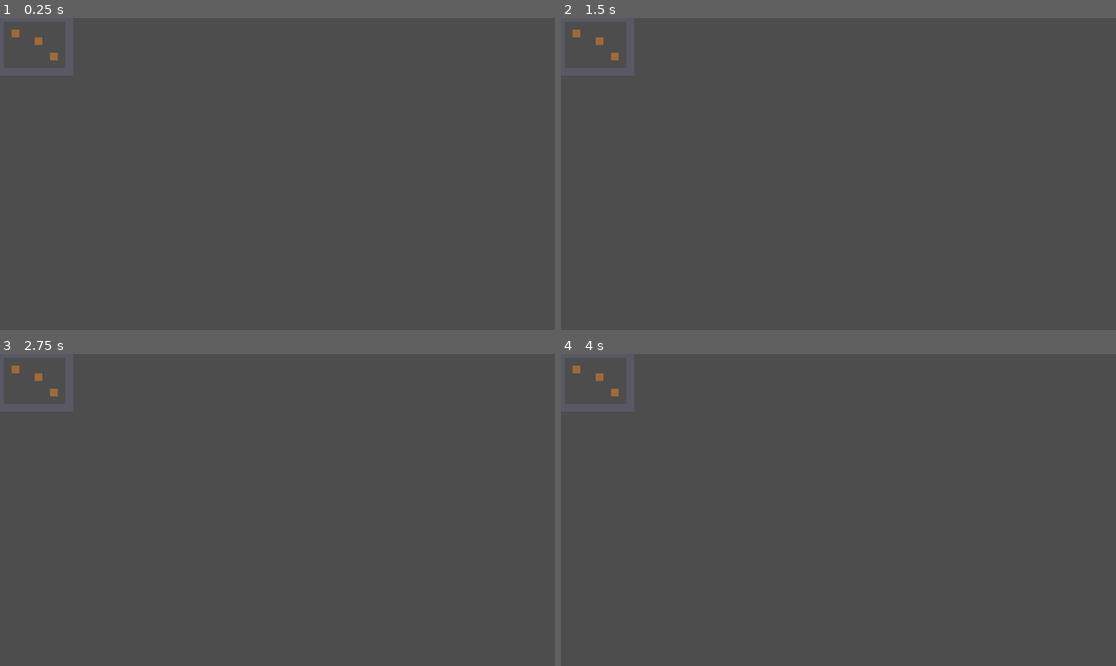
Above: before the commit, frames 1-4 (two rows, left to right).
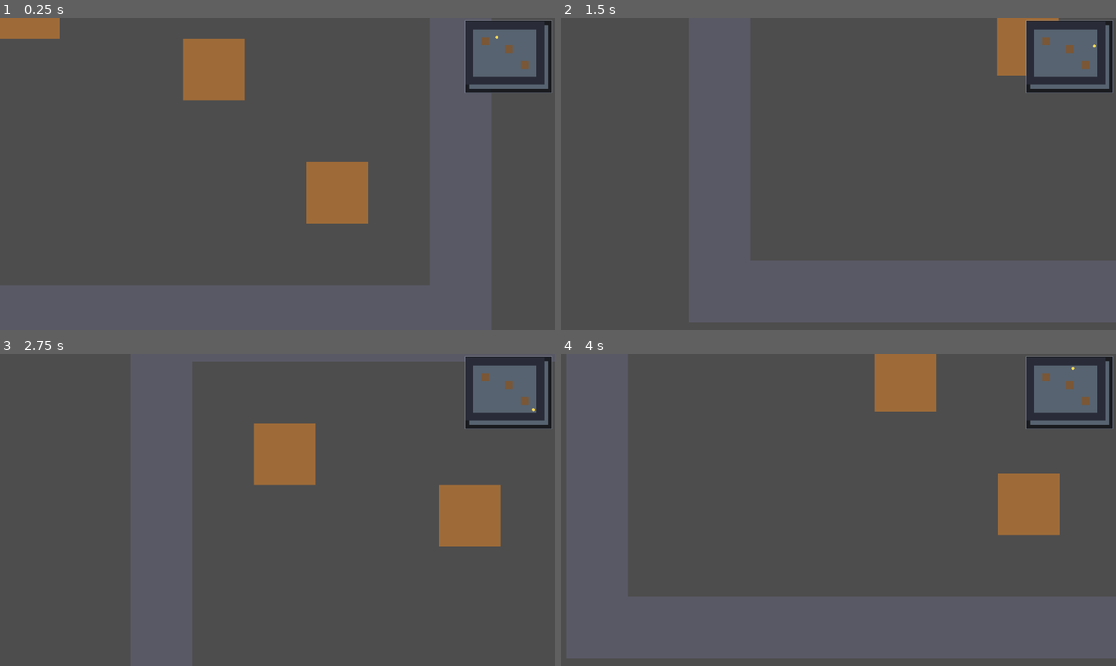
Above: after the commit, the same moments.

Repository: WhenBaconFlies/ProjectRenai
Game: Godot game, scene res://scenes/DebugStart.tscn
Two runs of this game, one before a commit and one after it. Both use one fixed random seed, a clock stepped at 60 frames per second and the inputs below.
Inputs:
- Up to frame 1 (0.25 s): no input
- Up to frame 2 (1.5 s): hold D (move_right, bound only after the commit) 0.53-1.28 s; hold S (move_down, bound only after the commit) from 1.28 s (still down)
- Up to frame 3 (2.75 s): release S (move_down, bound only after the commit) at 2.03 s; hold D (move_right, bound only after the commit) from 2.03 s (still down)
- Up to frame 4 (4 s): tap Enter at 2.75 s; release D (move_right, bound only after the commit) at 2.78 s; hold W (move_up, bound only after the commit) 2.78-3.53 s; hold A (move_left, bound only after the commit) from 3.53 s (still down)

The runs differ from the first frame. In frame 1, 30% of the frame differs, in the area x 0-100%, y 0-100%; in frame 2, 29%; in frame 3, 21%; in frame 4, 36%, in the area x 0-100%, y 0-98%.

Commit message:
Implement ticket 009: Free 2D movement, collision, camera, minimap

Diff:
--- a/project.godot
+++ b/project.godot
@@ -23,3 +23,38 @@
 ModLoader="*res://scripts/ModLoader.gd"
 AudioManager="*res://scripts/AudioManager.gd"
 LocalizationManager="*res://scripts/LocalizationManager.gd"
+
+[input]
+
+move_left={
+"deadzone": 0.5,
+"events": [Object(InputEventKey,"resource_local_to_scene":false,"resource_name":"","device":-1,"window_id":0,"alt_pressed":false,"shift_pressed":false,"ctrl_pressed":false,"meta_pressed":false,"pressed":false,"keycode":0,"physical_keycode":65,"key_label":0,"unicode":0,"echo":false,"script":null)
+, Object(InputEventKey,"resource_local_to_scene":false,"resource_name":"","device":-1,"window_id":0,"alt_pressed":false,"shift_pressed":false,"ctrl_pressed":false,"meta_pressed":false,"pressed":false,"keycode":0,"physical_keycode":4194319,"key_label":0,"unicode":0,"echo":false,"script":null)
+, Object(InputEventJoypadMotion,"resource_local_to_scene":false,"resource_name":"","device":-1,"axis":0,"axis_value":-1,"script":null)
+, Object(InputEventJoypadButton,"resource_local_to_scene":false,"resource_name":"","device":-1,"button_index":13,"pressure":0.0,"pressed":false,"script":null)
+]
+}
+move_right={
+"deadzone": 0.5,
+"events": [Object(InputEventKey,"resource_local_to_scene":false,"resource_name":"","device":-1,"window_id":0,"alt_pressed":false,"shift_pressed":false,"ctrl_pressed":false,"meta_pressed":false,"pressed":false,"keycode":0,"physical_keycode":68,"key_label":0,"unicode":0,"echo":false,"script":null)
+, Object(InputEventKey,"resource_local_to_scene":false,"resource_name":"","device":-1,"window_id":0,"alt_pressed":false,"shift_pressed":false,"ctrl_pressed":false,"meta_pressed":false,"pressed":false,"keycode":0,"physical_keycode":4194321,"key_label":0,"unicode":0,"echo":false,"script":null)
+, Object(InputEventJoypadMotion,"resource_local_to_scene":false,"resource_name":"","device":-1,"axis":0,"axis_value":1,"script":null)
+, Object(InputEventJoypadButton,"resource_local_to_scene":false,"resource_name":"","device":-1,"button_index":14,"pressure":0.0,"pressed":false,"script":null)
+]
+}
+move_up={
+"deadzone": 0.5,
+"events": [Object(InputEventKey,"resource_local_to_scene":false,"resource_name":"","device":-1,"window_id":0,"alt_pressed":false,"shift_pressed":false,"ctrl_pressed":false,"meta_pressed":false,"pressed":false,"keycode":0,"physical_keycode":87,"key_label":0,"unicode":0,"echo":false,"script":null)
+, Object(InputEventKey,"resource_local_to_scene":false,"resource_name":"","device":-1,"window_id":0,"alt_pressed":false,"shift_pressed":false,"ctrl_pressed":false,"meta_pressed":false,"pressed":false,"keycode":0,"physical_keycode":4194320,"key_label":0,"unicode":0,"echo":false,"script":null)
+, Object(InputEventJoypadMotion,"resource_local_to_scene":false,"resource_name":"","device":-1,"axis":1,"axis_value":-1,"script":null)
+, Object(InputEventJoypadButton,"resource_local_to_scene":false,"resource_name":"","device":-1,"button_index":11,"pressure":0.0,"pressed":false,"script":null)
+]
+}
+move_down={
+"deadzone": 0.5,
+"events": [Object(InputEventKey,"resource_local_to_scene":false,"resource_name":"","device":-1,"window_id":0,"alt_pressed":false,"shift_pressed":false,"ctrl_pressed":false,"meta_pressed":false,"pressed":false,"keycode":0,"physical_keycode":83,"key_label":0,"unicode":0,"echo":false,"script":null)
+, Object(InputEventKey,"resource_local_to_scene":false,"resource_name":"","device":-1,"window_id":0,"alt_pressed":false,"shift_pressed":false,"ctrl_pressed":false,"meta_pressed":false,"pressed":false,"keycode":0,"physical_keycode":4194322,"key_label":0,"unicode":0,"echo":false,"script":null)
+, Object(InputEventJoypadMotion,"resource_local_to_scene":false,"resource_name":"","device":-1,"axis":1,"axis_value":1,"script":null)
+, Object(InputEventJoypadButton,"resource_local_to_scene":false,"resource_name":"","device":-1,"button_index":12,"pressure":0.0,"pressed":false,"script":null)
+]
+}
--- a/resources/maps/map_school.tres
+++ b/resources/maps/map_school.tres
@@ -125,6 +125,6 @@
 "item": ExtResource("2_yw3xa"),
 "position": Vector2(112, 80)
 }]
-spawn_point = Vector2(24, 24)
+spawn_point = Vector2(56, 24)
 navigation_mesh = SubResource("NavigationPolygon_stmyk")
 chunk_size = 32
--- a/scenes/Game.tscn
+++ b/scenes/Game.tscn
@@ -1,10 +1,49 @@
-[gd_scene load_steps=3 format=3]
+[gd_scene load_steps=7 format=3]
 
 [ext_resource type="Script" path="res://scripts/MapRenderer.gd" id="1_mr"]
 [ext_resource type="Resource" path="res://resources/maps/map_school.tres" id="2_map"]
+[ext_resource type="Script" path="res://scripts/Player.gd" id="3_player"]
+[ext_resource type="Script" path="res://scripts/FollowCamera.gd" id="4_camera"]
+[ext_resource type="Script" path="res://scripts/Minimap.gd" id="5_minimap"]
+
+[sub_resource type="CircleShape2D" id="CircleShape2D_player"]
+radius = 6.0
 
 [node name="Game" type="Node2D"]
 
 [node name="MapRenderer" type="Node2D" parent="."]
 script = ExtResource("1_mr")
 map = ExtResource("2_map")
+
+[node name="Player" type="CharacterBody2D" parent="."]
+groups = ["player"]
+position = Vector2(24, 24)
+script = ExtResource("3_player")
+
+[node name="CollisionShape2D" type="CollisionShape2D" parent="Player"]
+shape = SubResource("CircleShape2D_player")
+
+[node name="FollowCamera" type="Camera2D" parent="."]
+script = ExtResource("4_camera")
+player_path = NodePath("../Player")
+map_renderer_path = NodePath("../MapRenderer")
+zoom_level = 8.0
+smoothing_speed = 10.0
+
+[node name="MinimapLayer" type="CanvasLayer" parent="."]
+layer = 1
+
+[node name="Minimap" type="Control" parent="MinimapLayer"]
+custom_minimum_size = Vector2(180, 150)
+anchor_left = 1.0
+anchor_top = 0.0
+anchor_right = 1.0
+anchor_bottom = 0.0
+offset_left = -186.0
+offset_top = 6.0
+offset_right = -6.0
+offset_bottom = 156.0
+mouse_filter = 2
+script = ExtResource("5_minimap")
+player_path = NodePath("../../Player")
+map_renderer_path = NodePath("../../MapRenderer")
--- /dev/null
+++ b/scripts/FollowCamera.gd
@@ -0,0 +1,99 @@
+class_name FollowCamera
+extends Camera2D
+
+## FollowCamera
+##
+## Smooth-follow camera for the v1 slice. Each frame the camera targets the
+## player's position and relies on Camera2D's built-in position smoothing so
+## motion stays fluid even while the player moves in discrete physics ticks.
+##
+## The map is tiny (160x128 px on the default resource), so the camera is
+## zoomed in by default to make follow visible and to make the minimap useful.
+## Camera limits are derived from the rendered map's pixel dimensions and
+## applied to the smoothed position to avoid overshooting past map edges.
+
+## NodePath (relative to this camera) of the player to follow.
+@export var player_path: NodePath = ^"../Player"
+
+## NodePath (relative to this camera) of the MapRenderer supplying map bounds.
+@export var map_renderer_path: NodePath = ^"../MapRenderer"
+
+## Positive values zoom in. 8 keeps the default 160x128 map larger than the
+## viewport so the camera actually travels as the player moves.
+@export var zoom_level: float = 8.0
+
+## Camera2D position smoothing speed (higher = tighter follow, less lag).
+@export var smoothing_speed: float = 10.0
+
+## Whether to keep the view inside the rendered map's pixel bounds.
+@export var clamp_to_map: bool = true
+
+
+var _player: Node2D
+var _renderer: MapRenderer
+var _map_pixel_size: Vector2i = Vector2i.ZERO
+
+
+func _ready() -> void:
+	zoom = Vector2(zoom_level, zoom_level)
+	position_smoothing_enabled = true
+	position_smoothing_speed = smoothing_speed
+	# Apply limits after smoothing so the view never drifts past the map edge.
+	limit_smoothed = true
+	# Defer so sibling nodes (player + renderer) have completed _ready().
+	call_deferred("_resolve_nodes")
+
+
+## Resolve node references and derive camera limits from the rendered map.
+func _resolve_nodes() -> void:
+	_player = get_node_or_null(player_path) as Node2D
+	if _player == null:
+		push_warning("FollowCamera: player node not found; camera will not follow")
+
+	_renderer = get_node_or_null(map_renderer_path) as MapRenderer
+	if _renderer == null or _renderer.map == null:
+		push_warning("FollowCamera: map renderer/map not found; no camera limits")
+		return
+
+	_map_pixel_size = Vector2i(
+		_renderer.map.width * _renderer.map.tile_size,
+		_renderer.map.height * _renderer.map.tile_size
+	)
+	_apply_limits()
+	# Re-derive limits if the window is resized (view size affects margins).
+	var viewport := get_viewport()
+	if viewport != null and not viewport.size_changed.is_connected(_on_viewport_resized):
+		viewport.size_changed.connect(_on_viewport_resized)
+
+
+## Clamp the camera so the visible rectangle stays inside the map. Godot's raw
+## limits only clamp the camera centre; at zoom > 1 that would still reveal
+## empty space past the map edges, so the margins account for zoom/viewport.
+func _apply_limits() -> void:
+	if not clamp_to_map or _map_pixel_size.x <= 0 or _map_pixel_size.y <= 0:
+		return
+	var view_size: Vector2 = get_viewport_rect().size
+	var half_view_x: float = view_size.x / (2.0 * maxf(absf(zoom.x), 0.001))
+	var half_view_y: float = view_size.y / (2.0 * maxf(absf(zoom.y), 0.001))
+	limit_left = _axis_limit(_map_pixel_size.x, half_view_x)
+	limit_right = _map_pixel_size.x - limit_left
+	limit_top = _axis_limit(_map_pixel_size.y, half_view_y)
+	limit_bottom = _map_pixel_size.y - limit_top
+
+
+## Low bound for one axis. If the map is smaller than the view, pin the camera
+## to the map's centre; otherwise keep the view inside the map bounds.
+func _axis_limit(map_extent: int, half_view: float) -> int:
+	if float(map_extent) <= half_view * 2.0:
+		return int(round(float(map_extent) * 0.5))
+	return int(round(half_view))
+
+
+func _on_viewport_resized() -> void:
+	_apply_limits()
+
+
+## Track the player. Camera2D smoothing interpolates toward this target.
+func _process(_delta: float) -> void:
+	if _player != null:
+		global_position = _player.global_position
--- /dev/null
+++ b/scripts/Minimap.gd
@@ -0,0 +1,145 @@
+class_name Minimap
+extends Control
+
+## Minimap
+##
+## Data-first minimap for the v1 slice. Instead of a second Camera2D/SubViewport,
+## this Control reads the Map resource directly in `_draw()`: floor tiles come
+## from `Map.tile_ids`, solid objects from `placed_objects` entries whose Item
+## has `blocks_movement`, and the player's live position is drawn as a dot.
+##
+## Everything is uniformly scaled into a fixed panel anchored to a screen
+## corner. Redraws are requested only when the player moves past a small
+## threshold or the rendered map changes, so the cost at 60 fps is negligible.
+## NPC dots can be added later by reading NPC positions — no scene or viewport
+## changes needed.
+
+## NodePath (relative to this Control) of the player dot target.
+@export var player_path: NodePath = ^"../../Player"
+
+## NodePath (relative to this Control) of the MapRenderer supplying map data.
+@export var map_renderer_path: NodePath = ^"../../MapRenderer"
+
+## Blank margin inside the panel, in pixels.
+@export var padding: float = 8.0
+
+## Colour of walkable floor squares.
+@export var floor_color: Color = Color(0.34, 0.39, 0.44)
+
+## Colour of wall squares.
+@export var wall_color: Color = Color(0.16, 0.17, 0.22)
+
+## Colour of solid furniture squares.
+@export var furniture_color: Color = Color(0.48, 0.34, 0.21)
+
+## Colour of the player marker.
+@export var player_color: Color = Color(1.0, 0.86, 0.32)
+
+## Minimum player movement (pixels) before the minimap redraws.
+@export var redraw_move_threshold: float = 0.5
+
+
+var _player: Node2D
+var _renderer: MapRenderer
+var _last_map: Map = null
+var _last_player_pos: Vector2 = Vector2.ZERO
+var _has_drawn: bool = false
+
+
+func _ready() -> void:
+	# The minimap is read-only; let clicks pass through to the game.
+	mouse_filter = Control.MOUSE_FILTER_IGNORE
+	# Defer so sibling nodes have completed _ready().
+	call_deferred("_resolve_nodes")
+
+
+## Resolve node references with deferred, tree-safe lookups.
+func _resolve_nodes() -> void:
+	_player = get_node_or_null(player_path) as Node2D
+	if _player == null:
+		push_warning("Minimap: player node not found; player dot will be hidden")
+	_renderer = get_node_or_null(map_renderer_path) as MapRenderer
+	if _renderer == null:
+		push_warning("Minimap: map renderer not found; map will be empty")
+	queue_redraw()
+
+
+## Request a redraw only when something visible actually changed.
+func _process(_delta: float) -> void:
+	var map: Map = _renderer.map if _renderer != null else null
+	if map != _last_map:
+		_last_map = map
+		queue_redraw()
+		return
+
+	if _player == null:
+		return
+	var pos: Vector2 = _player.global_position
+	if not _has_drawn or pos.distance_squared_to(_last_player_pos) >= (
+		redraw_move_threshold * redraw_move_threshold
+	):
+		_last_player_pos = pos
+		_has_drawn = true
+		queue_redraw()
+
+
+## Draw the panel, map tiles, solid objects, and the player marker.
+func _draw() -> void:
+	var panel := Rect2(Vector2.ZERO, size)
+	draw_rect(panel, Color(0.04, 0.05, 0.07, 0.78), true)
+	draw_rect(panel, Color(0.75, 0.8, 0.9, 0.45), false, 1.0)
+
+	var map: Map = _renderer.map if _renderer != null else null
+	if map == null or map.width <= 0 or map.height <= 0 or map.tile_size <= 0:
+		return
+
+	var map_size := Vector2(map.width * map.tile_size, map.height * map.tile_size)
+	var available := size - Vector2(padding * 2.0, padding * 2.0)
+	if available.x <= 0.0 or available.y <= 0.0:
+		return
+
+	var scale: float = minf(available.x / map_size.x, available.y / map_size.y)
+	var origin: Vector2 = (size - map_size * scale) * 0.5
+
+	# Floor squares from the authored tile grid (-1 means empty).
+	for y in range(map.height):
+		for x in range(map.width):
+			var idx: int = y * map.width + x
+			if idx >= map.tile_ids.size() or map.tile_ids[idx] < 0:
+				continue
+			var cell_rect := Rect2(
+				origin + Vector2(x * map.tile_size, y * map.tile_size) * scale,
+				Vector2(map.tile_size * scale, map.tile_size * scale)
+			)
+			draw_rect(cell_rect, floor_color, true)
+
+	# Solid placed objects (walls and blocking furniture).
+	for entry in map.placed_objects:
+		if typeof(entry) != TYPE_DICTIONARY:
+			continue
+		var dict: Dictionary = entry
+		var item: Item = dict.get("item", null) as Item
+		if item == null or not item.blocks_movement:
+			continue
+		var pos := _to_vector2(dict.get("position", Vector2.ZERO))
+		var rect := Rect2(
+			origin + (pos - Vector2(map.tile_size * 0.5, map.tile_size * 0.5)) * scale,
+			Vector2(map.tile_size * scale, map.tile_size * scale)
+		)
+		var color: Color = wall_color if item.type == "wall" else furniture_color
+		draw_rect(rect, color, true)
+
+	# Player marker on top of everything else.
+	if _player != null:
+		draw_circle(origin + _player.global_position * scale, 3.0, player_color)
+
+
+## Convert the placed-object position variants (Vector2/Vector2i/Array) to Vector2.
+func _to_vector2(value) -> Vector2:
+	if value is Vector2:
+		return value
+	if value is Vector2i:
+		return Vector2(value)
+	if value is Array and value.size() >= 2:
+		return Vector2(float(value[0]), float(value[1]))
+	return Vector2.ZERO
--- /dev/null
+++ b/scripts/Player.gd
@@ -0,0 +1,132 @@
+class_name Player
+extends CharacterBody2D
+
+## Player
+##
+## Free 2D movement controller for the v1 vertical slice. Reads a 2D input
+## vector (keyboard WASD/arrows or gamepad left stick), steers a CharacterBody2D
+## with acceleration/friction and `move_and_slide()` so collision against the
+## map's wall/furniture StaticBody2D nodes is handled by Godot physics.
+##
+## The player's start position is taken from the rendered map's spawn point,
+## and a small generated circle is drawn as a placeholder sprite (v1 ships no
+## character art). The `player` group marks this node for the future
+## InteractionComponent.
+
+## Group tag used by interaction/dialogue systems to find the player.
+const GROUP_NAME := "player"
+
+
+## Maximum movement speed in pixels per second.
+@export var speed: float = 110.0
+
+## How quickly the body reaches the target velocity (pixels per second squared).
+@export var acceleration: float = 1200.0
+
+## How quickly the body stops when no input is held (pixels per second squared).
+@export var friction: float = 1600.0
+
+## Fill colour of the placeholder body.
+@export var body_color: Color = Color(0.95, 0.72, 0.35)
+
+## Colour of the small facing indicator drawn on the body.
+@export var facing_color: Color = Color(0.18, 0.12, 0.06)
+
+## Radius of the physics collider and drawn body (pixels).
+@export var body_radius: float = 6.0
+
+
+## Last non-zero movement direction; used to draw the facing dot.
+var _facing: Vector2 = Vector2.RIGHT
+
+
+func _ready() -> void:
+	add_to_group(GROUP_NAME)
+	_ensure_input_actions()
+	# Deferred so the sibling MapRenderer has run its _ready()/render() first.
+	call_deferred("_snap_to_spawn")
+
+
+## Snap to the map's authored spawn point. Falls back to the scene position if
+## no renderer/map is present (e.g. an empty test scene).
+func _snap_to_spawn() -> void:
+	var renderer := get_node_or_null("../MapRenderer") as MapRenderer
+	if renderer == null or renderer.map == null:
+		push_warning("Player: no rendered map found; keeping scene position")
+		return
+	global_position = renderer.get_spawn_point()
+	velocity = Vector2.ZERO
+
+
+## Physics tick: build the input vector, steer velocity, then move with
+## collision. `Input.get_vector` normalises diagonals and reads gamepad sticks.
+func _physics_process(delta: float) -> void:
+	var input_vector := Input.get_vector(
+		"move_left", "move_right", "move_up", "move_down"
+	)
+	var target_velocity := input_vector * speed
+	var rate: float = acceleration if input_vector.length_squared() > 0.0 else friction
+	velocity = velocity.move_toward(target_velocity, rate * delta)
+
+	if input_vector.length_squared() > 0.0:
+		var new_facing := input_vector.normalized()
+		if new_facing.distance_squared_to(_facing) > 0.01:
+			_facing = new_facing
+			queue_redraw()
+
+	move_and_slide()
+
+
+## Draw a simple two-tone circle so the player is visible without art assets.
+func _draw() -> void:
+	draw_circle(Vector2.ZERO, body_radius + 1.5, Color(0.12, 0.12, 0.16, 0.55))
+	draw_circle(Vector2.ZERO, body_radius, body_color)
+	draw_circle(_facing * (body_radius * 0.45), 1.8, facing_color)
+
+
+## Defensive fallback: register any movement action missing from ProjectSettings
+## so the controller still works if project.godot's [input] section is edited
+## incorrectly. Normal runs find the actions already defined there.
+func _ensure_input_actions() -> void:
+	# Only build the fallback actions when none exist; project.godot normally
+	# defines them already, and we must not duplicate its events.
+	for action in ["move_left", "move_right", "move_up", "move_down"]:
+		if InputMap.has_action(action):
+			return
+		InputMap.add_action(action, 0.5)
+
+	_register_key("move_left", KEY_A)
+	_register_key("move_left", KEY_LEFT)
+	_register_key("move_right", KEY_D)
+	_register_key("move_right", KEY_RIGHT)
+	_register_key("move_up", KEY_W)
+	_register_key("move_up", KEY_UP)
+	_register_key("move_down", KEY_S)
+	_register_key("move_down", KEY_DOWN)
+	_register_axis("move_left", JOY_AXIS_LEFT_X, -1.0)
+	_register_axis("move_right", JOY_AXIS_LEFT_X, 1.0)
+	_register_axis("move_up", JOY_AXIS_LEFT_Y, -1.0)
+	_register_axis("move_down", JOY_AXIS_LEFT_Y, 1.0)
+	_register_button("move_left", JOY_BUTTON_DPAD_LEFT)
+	_register_button("move_right", JOY_BUTTON_DPAD_RIGHT)
+	_register_button("move_up", JOY_BUTTON_DPAD_UP)
+	_register_button("move_down", JOY_BUTTON_DPAD_DOWN)
+
+
+func _register_key(action: String, keycode: int) -> void:
+	var event := InputEventKey.new()
+	event.physical_keycode = keycode
+	InputMap.action_add_event(action, event)
+
+
+func _register_axis(action: String, axis: int, value: float) -> void:
+	var event := InputEventJoypadMotion.new()
+	event.axis = axis
+	event.axis_value = value
+	InputMap.action_add_event(action, event)
+
+
+func _register_button(action: String, button: int) -> void:
+	var event := InputEventJoypadButton.new()
+	event.button_index = button
+	InputMap.action_add_event(action, event)
Not shown, changed: doc/idea-v1-decisions.md
Not shown, changed: doc/tickets/009-free-movement-camera-minimap.md
